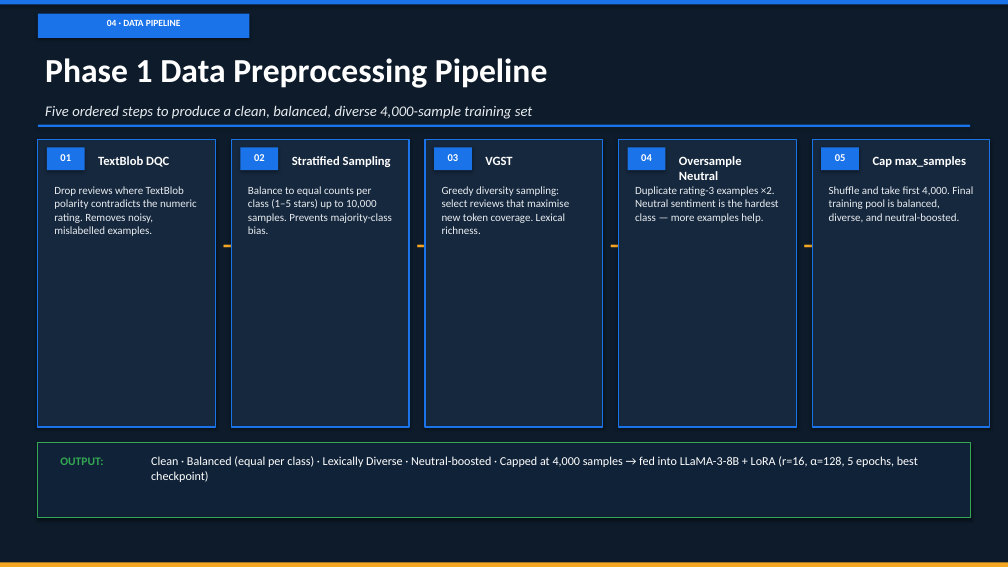
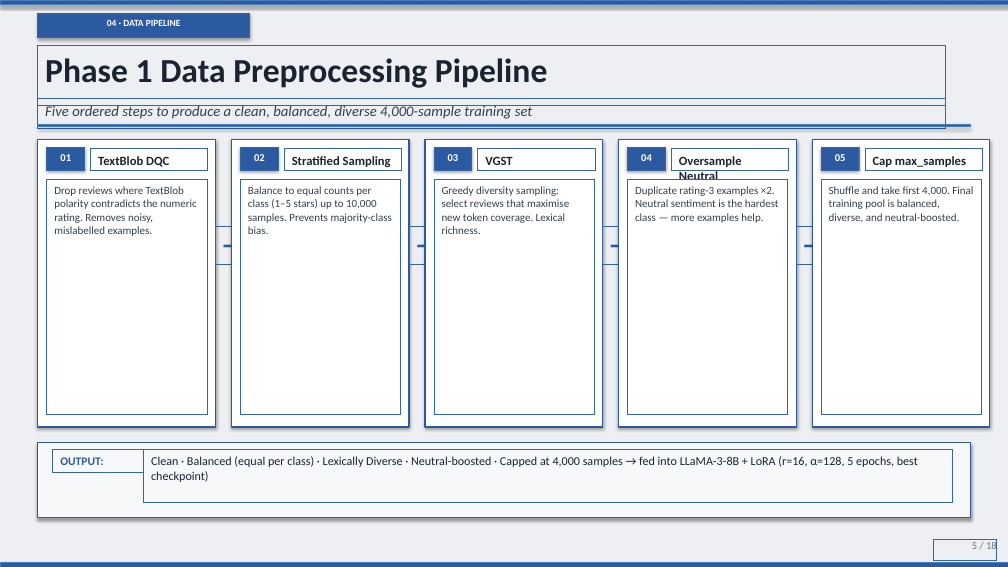
Before and after one commit to kvarun314/pes-mtech-project, a slide deck: slide 5 of Agentic_LLaMA3_Presentation_v3.pptx. Drawn at 1008x567 pixels with LibreOffice and Linux fonts; fonts in the diff are those of the drawing. Boxes give left, top, right and bottom in pixels: in the first picture for what was removed or moved away, otherwise in the second. Text is boxed around its words. In the diff, an @@ line names an element or a change of style, - is before the commit and + after.

```diff
--- a/Agentic_LLaMA3_Presentation_v3.pptx
+++ b/Agentic_LLaMA3_Presentation_v3.pptx
@@ background #0D1B2A to #EDEFF2 @@
@@ fill #16283E to #FFFFFF; outline #1A73E8 1.2 pt to #2C5AA0 1.2 pt in 5 elements at (38, 140, 216, 427), (231, 140, 409, 427), (425, 140, 603, 427), (619, 140, 796, 427), (812, 140, 990, 427) @@
@@ fill #1A73E8 to #2C5AA0 in 8 elements at (0, 0, 1008, 5), (38, 14, 250, 38), (38, 125, 970, 127), (47, 147, 85, 170), (240, 147, 278, 170), (434, 147, 472, 170), (628, 147, 665, 170), (821, 147, 859, 170) @@
@@ text colour #E8ECF0 to #33404F in 6 elements at (45, 105, 533, 119), (54, 186, 197, 236), (248, 186, 392, 234), (442, 186, 569, 234), (635, 186, 779, 223), (829, 186, 973, 222) @@
@@ text colour #F5A623 to #2C5AA0 in 4 elements at (216, 227, 231, 265), (409, 227, 425, 265), (603, 227, 619, 265), (796, 227, 812, 265) @@
@@ rectangle at (38, 442, 970, 518): fill #102238 to #F7F8FA; outline #34A853 1.2 pt to #2C5AA0 1.2 pt @@
@@ text "OUTPUT:" at (60, 457, 103, 465): text colour #34A853 to #2C5AA0 @@
@@ text colour #FFFFFF to #1A2332 in 7 elements at (45, 58, 547, 88), (98, 156, 169, 167), (292, 156, 391, 167), (485, 156, 512, 165), (679, 156, 742, 180), (873, 156, 966, 167), (151, 456, 918, 482) @@
@@ rectangle at (0, 563, 1008, 567): fill #F5A623 to #2C5AA0 @@
@@ text added at (972, 541, 997, 553), 10 pt, text #6B7684 @@
+5 / 18
```
Also in this commit, not shown: 17 other slides changed, 10 other files.
